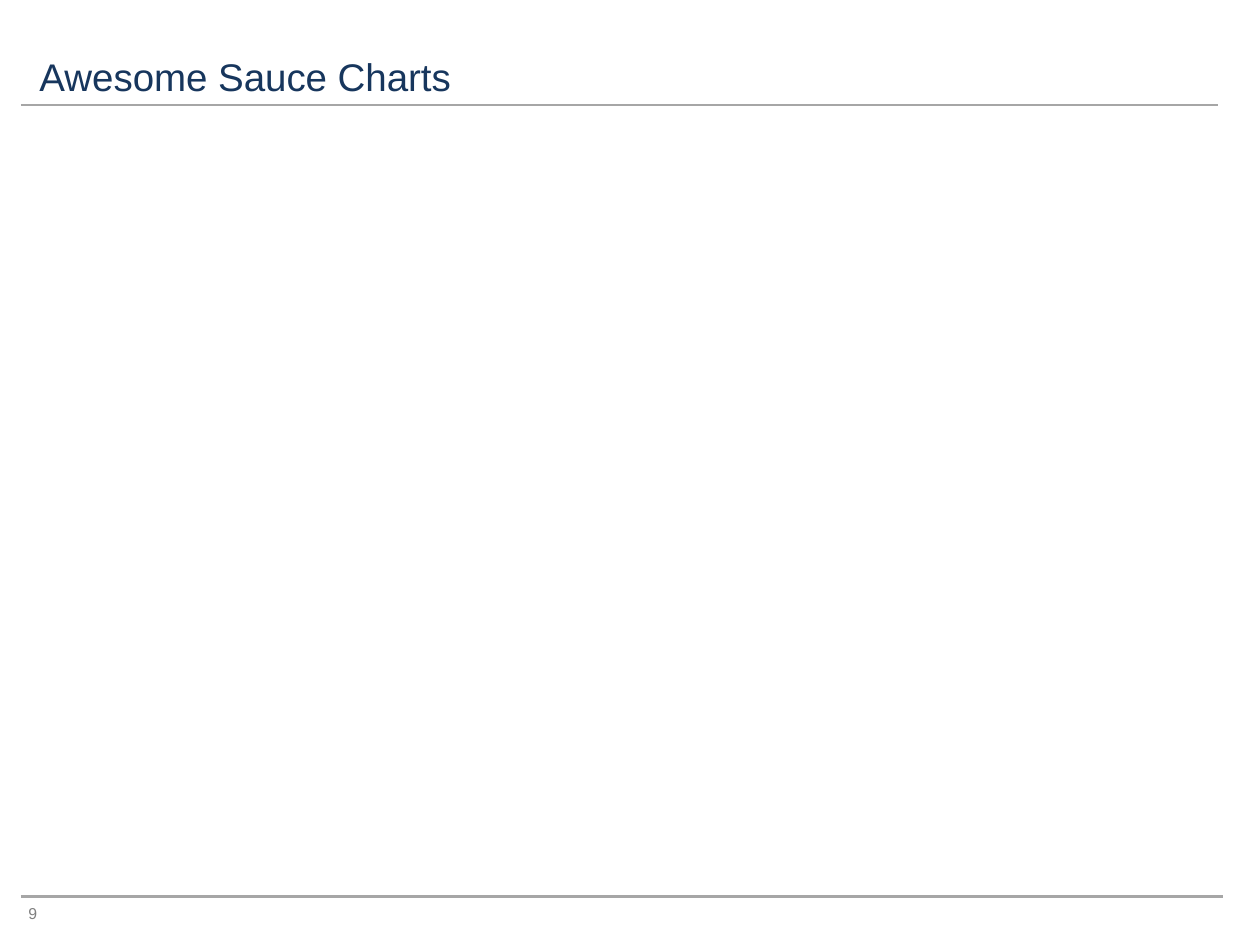
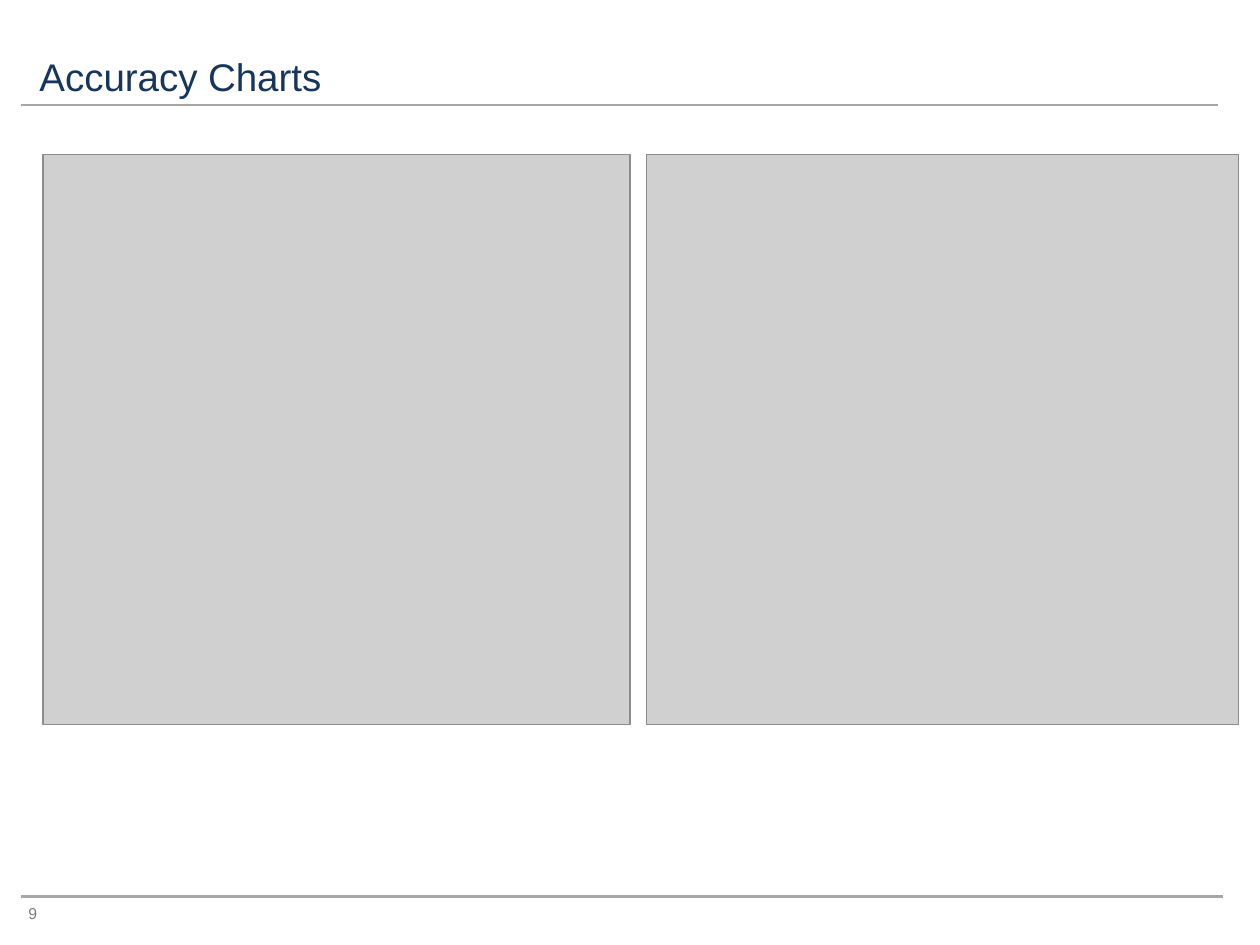
Before and after one commit to francoe/project_3, a slide deck: slide 9 of project_3_presentation.pptx. Drawn at 1260x945 pixels with LibreOffice and Linux fonts; fonts in the diff are those of the drawing; grey boxes stand for pictures. Boxes give left, top, right and bottom in pixels: in the first picture for what was removed or moved away, otherwise in the second. Text is boxed around its words. In the diff, an @@ line names an element or a change of style, - is before the commit and + after.

Commit message:
lee final edits

```diff
--- a/project_3_presentation.pptx
+++ b/project_3_presentation.pptx
@@ title at [39, 63, 321, 98]: text changed @@
-Awesome Sauce Charts
+Accuracy Charts
@@ picture added at [43, 155, 630, 726] @@
@@ picture added at [646, 155, 1239, 726] @@
```
Also in this commit, not shown: 4 slides added.
